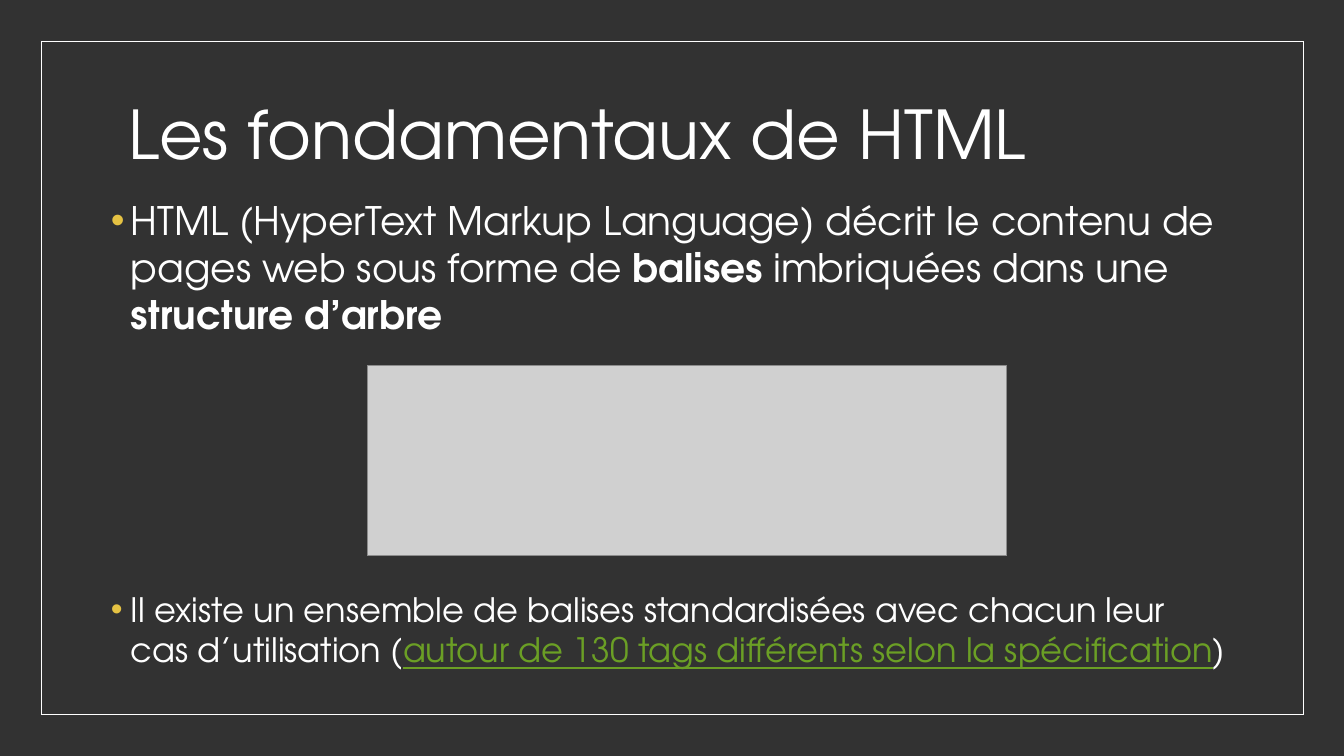
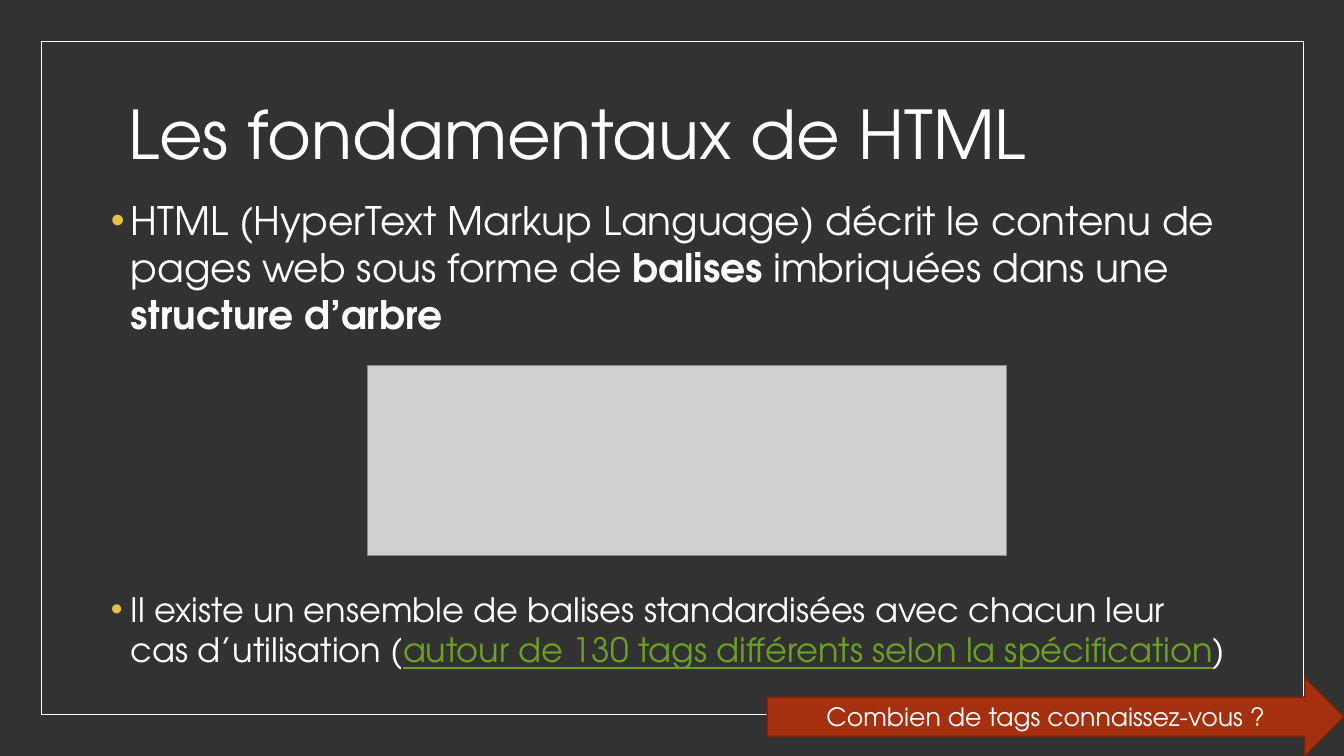
Before and after one commit to worldline/html-css-training, a slide deck: slide 3 of presenter_fr.pptx. Drawn at 1344x756 pixels with LibreOffice and Linux fonts; fonts in the diff are those of the drawing; grey boxes stand for pictures. Boxes give left, top, right and bottom in pixels: in the first picture for what was removed or moved away, otherwise in the second. Text is boxed around its words. In the diff, an @@ line names an element or a change of style, - is before the commit and + after.

```diff
--- a/presenter_fr.pptx
+++ b/presenter_fr.pptx
@@ right arrow added at bbox=[767, 678, 1344, 756], fill #A5300F, outline #7A240B 1 pt, 18 pt, text #FFFFFF @@
+Combien de tags connaissez-vous ?
```
Also in this commit, not shown: 1 other slide changed, 1 slide added, 11 other files.
